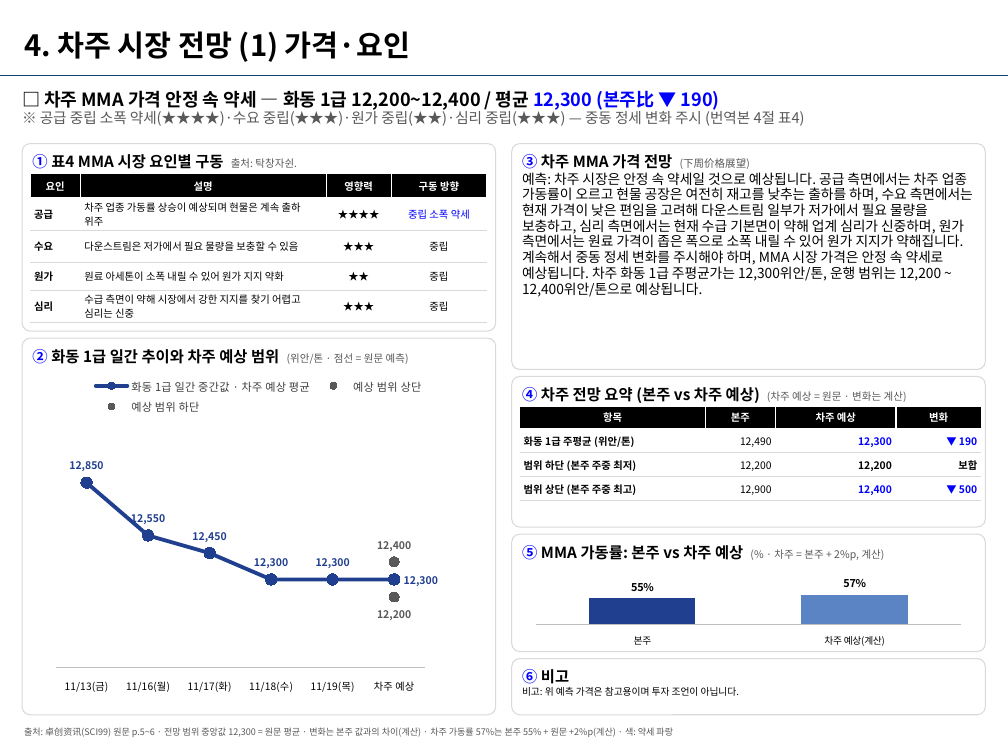
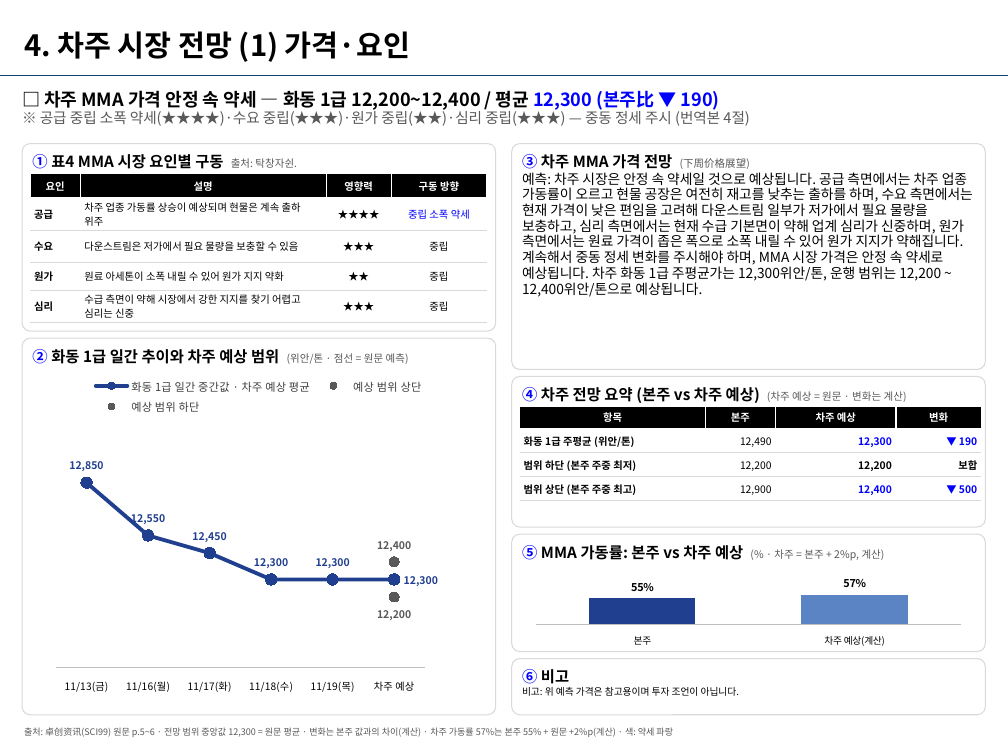
Before and after one commit to jskimlam/chem99-report, a slide deck: slide 9 of archive/2026-W47/chem99레포트_MMA_20261120_전체_S01-S12.pptx. Drawn at 1008x753 pixels with LibreOffice and Linux fonts; fonts in the diff are those of the drawing; background and template pictures are left out. Boxes give left, top, right and bottom in pixels: in the first picture for what was removed or moved away, otherwise in the second. Text is boxed around its words. In the diff, an @@ line names an element or a change of style, - is before the commit and + after.

```diff
--- a/archive/2026-W47/chem99레포트_MMA_20261120_전체_S01-S12.pptx
+++ b/archive/2026-W47/chem99레포트_MMA_20261120_전체_S01-S12.pptx
@@ text at [40, 109, 749, 126]: text changed @@
-※ 공급 중립 소폭 약세(★★★★)·수요 중립(★★★)·원가 중립(★★)·심리 중립(★★★) — 중동 정세 변화 주시 (번역본 4절 표4)
+※ 공급 중립 소폭 약세(★★★★)·수요 중립(★★★)·원가 중립(★★)·심리 중립(★★★) — 중동 정세 주시 (번역본 4절)
```
Also in this commit, not shown: 6 other slides changed, 9 other files.
